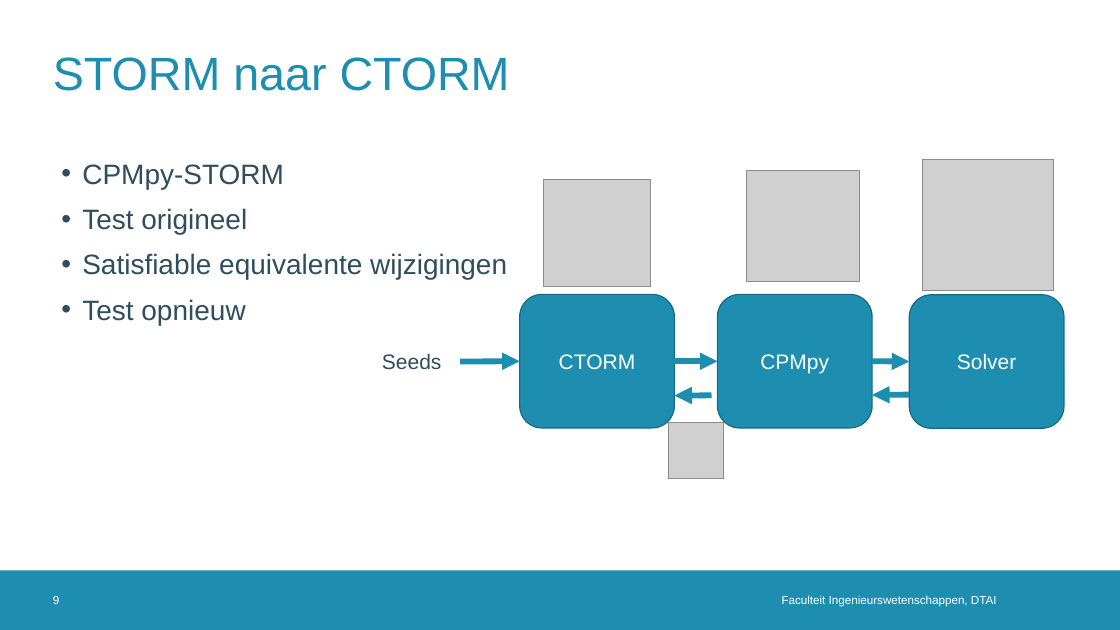
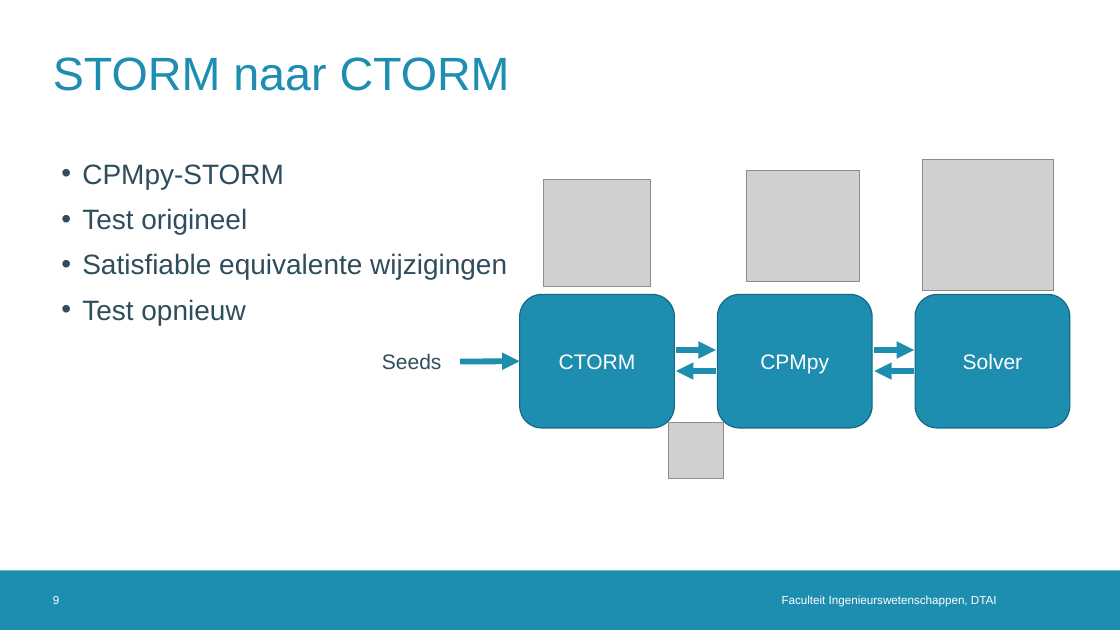
Before and after one commit to rubenkindt/Masterproef-paper-RubenKindt, a slide deck: slide 9 of Milestones/M10 defence/M10.pptx. Drawn at 1120x630 pixels with LibreOffice and Linux fonts; fonts in the diff are those of the drawing; grey boxes stand for pictures; background and template pictures are left out. Boxes give left, top, right and bottom in pixels: in the first picture for what was removed or moved away, otherwise in the second. Text is boxed around its words. In the diff, an @@ line names an element or a change of style, - is before the commit and + after.

```diff
--- a/Milestones/M10 defence/M10.pptx
+++ b/Milestones/M10 defence/M10.pptx
@@ rounded rectangle "Solver": place and size @@
-rounded rectangle "Solver" at bbox=[909, 295, 1064, 429]
+rounded rectangle "Solver" at bbox=[915, 294, 1070, 428]
@@ arrow moved from (712, 396) - (675, 396) to (676, 350) - (716, 350) @@
@@ arrow moved from (909, 395) - (872, 395) to (875, 350) - (914, 350) @@
@@ arrow moved from (675, 361) - (718, 361) to (716, 371) - (676, 371) @@
@@ arrow moved from (872, 361) - (909, 361) to (914, 371) - (875, 371) @@
```
Also in this commit, not shown: 9 other slides changed, 1 slide added, 1 slide removed, 5 other files.
